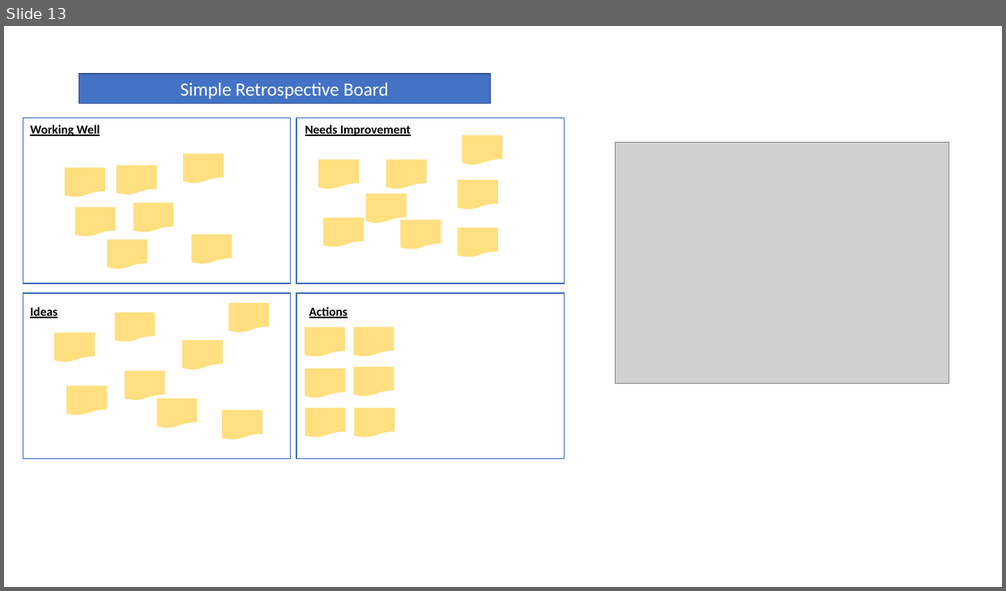
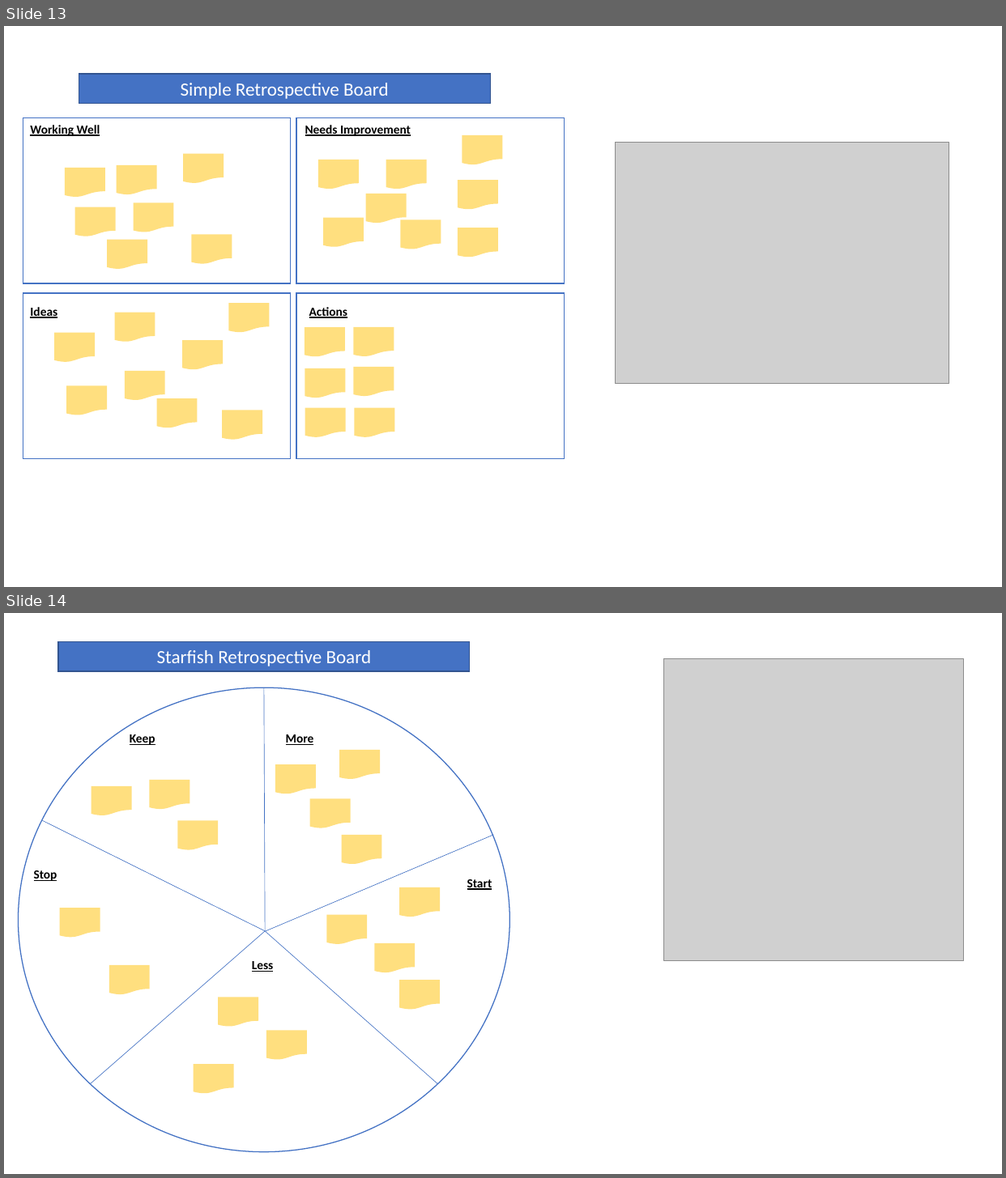
Before and after one commit to 200Meters/Sales-Scrum, a slide deck: Sprint Cadence Diagrams.pptx. Shown one above the other, each under a label of ours: slide 13 before the commit, slides 13 and 14 after it. The pictures are 1006x591 and 1006x1178 pixels, drawn with LibreOffice and Linux fonts; fonts in the diff are those of the drawing; grey boxes stand for pictures. Boxes give left, top, right and bottom in pixels: in the first picture for what was removed or moved away, otherwise in the second. Text is boxed around its words. In the diff, an @@ line names an element or a change of style, - is before the commit and + after.

```diff
--- a/Sprint Cadence Diagrams.pptx
+++ b/Sprint Cadence Diagrams.pptx
@@ slide 14 added at (x1=4, y1=613, x2=1002, y2=1174), background #FFFFFF @@
@@ rectangle added at (x1=58, y1=641, x2=471, y2=671), fill #4472C4, outline #325491 1 pt, 18 pt, text #FFFFFF @@
+Starfish Retrospective Board
@@ picture added at (x1=663, y1=658, x2=964, y2=961) @@
@@ ellipse added at (x1=19, y1=688, x2=510, y2=1152), fill #FFFFFF, outline #4472C4 1 pt @@
@@ line added from (264, 688) to (266, 931), #4472C4 0.5 pt @@
@@ text added at (x1=130, y1=735, x2=155, y2=745), 12 pt, text #000000, bold, underline @@
+Keep
@@ text added at (x1=286, y1=735, x2=314, y2=745), 12 pt, text #000000, bold, underline @@
+More
@@ flow chart document added at (x1=339, y1=750, x2=380, y2=780), fill #FFC000 at 50% opacity @@
@@ flow chart document added at (x1=149, y1=780, x2=189, y2=810), fill #FFC000 at 50% opacity @@
@@ flow chart document added at (x1=275, y1=764, x2=315, y2=794), fill #FFC000 at 50% opacity @@
@@ flow chart document added at (x1=91, y1=786, x2=131, y2=815), fill #FFC000 at 50% opacity @@
@@ flow chart document added at (x1=310, y1=798, x2=351, y2=828), fill #FFC000 at 50% opacity @@
@@ line added from (42, 820) to (266, 931), #4472C4 0.5 pt @@
@@ flow chart document added at (x1=177, y1=820, x2=218, y2=850), fill #FFC000 at 50% opacity @@
@@ line added from (493, 835) to (266, 931), #4472C4 0.5 pt @@
@@ flow chart document added at (x1=342, y1=835, x2=382, y2=865), fill #FFC000 at 50% opacity @@
@@ text added at (x1=34, y1=871, x2=57, y2=881), 12 pt, text #000000, bold, underline @@
+Stop
@@ text added at (x1=467, y1=879, x2=492, y2=890), 12 pt, text #000000, bold, underline @@
+Start
@@ flow chart document added at (x1=399, y1=888, x2=440, y2=918), fill #FFC000 at 50% opacity @@
@@ flow chart document added at (x1=59, y1=908, x2=100, y2=938), fill #FFC000 at 50% opacity @@
@@ flow chart document added at (x1=326, y1=914, x2=367, y2=944), fill #FFC000 at 50% opacity @@
@@ line added from (90, 1084) to (266, 931), #4472C4 0.5 pt @@
@@ line added from (266, 931) to (437, 1084), #4472C4 0.5 pt @@
@@ flow chart document added at (x1=374, y1=943, x2=415, y2=973), fill #FFC000 at 50% opacity @@
@@ flow chart document added at (x1=108, y1=965, x2=149, y2=995), fill #FFC000 at 50% opacity @@
@@ text added at (x1=252, y1=961, x2=273, y2=972), 12 pt, text #000000, bold, underline @@
+Less
@@ flow chart document added at (x1=218, y1=997, x2=258, y2=1027), fill #FFC000 at 50% opacity @@
@@ flow chart document added at (x1=399, y1=981, x2=440, y2=1011), fill #FFC000 at 50% opacity @@
@@ flow chart document added at (x1=266, y1=1031, x2=307, y2=1061), fill #FFC000 at 50% opacity @@
@@ flow chart document added at (x1=194, y1=1064, x2=234, y2=1094), fill #FFC000 at 50% opacity @@
```
